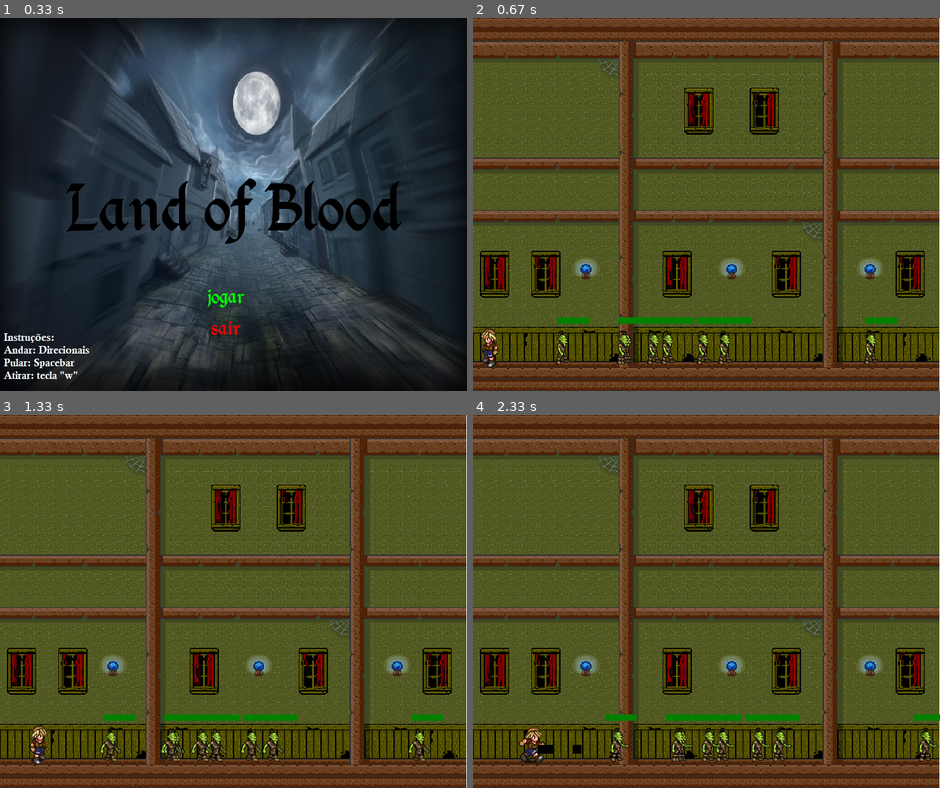
Above: before the commit, frames 1-4 (two rows, left to right).
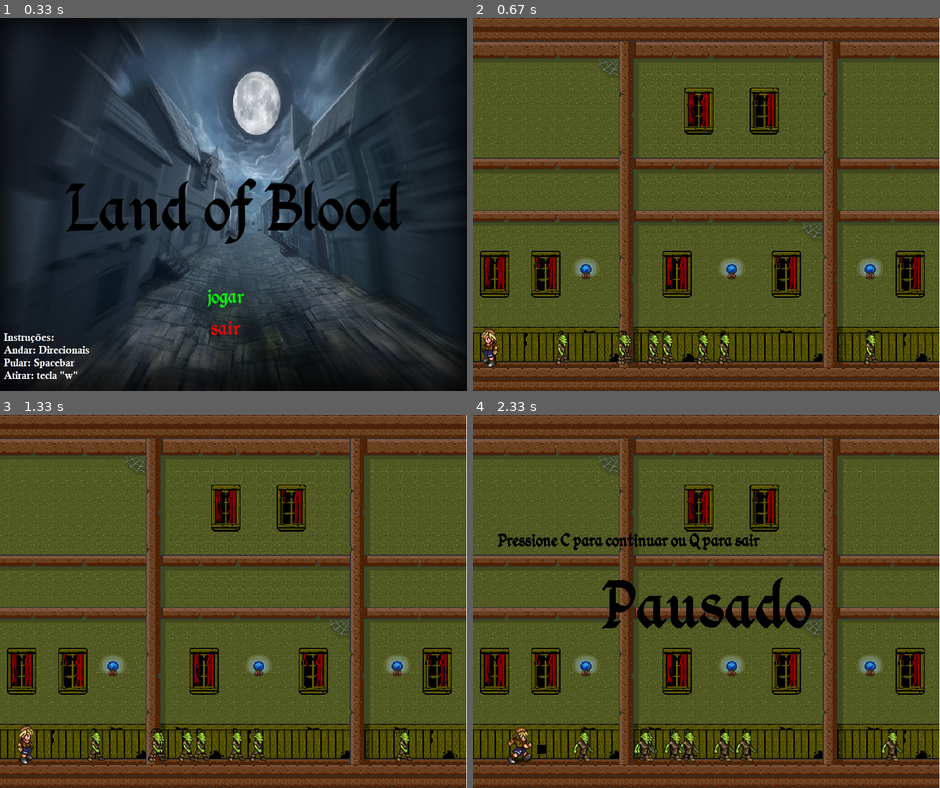
Above: after the commit, the same moments.

Repository: terhorstsouza/PYGAME---Gabriel---Thiago---Alexandre
Game: pygame game, started from jogo.py
Two runs of this game, one before a commit and one after it. Both use one fixed random seed, a clock stepped at 60 frames per second and the inputs below.
Inputs (mouse positions are in pixels of both pictures, inside the frame that each line leads up to):
- Up to frame 1 (0.33 s): no input
- Up to frame 2 (0.67 s): click "jogar" at 0.42 s
- Up to frame 3 (1.33 s): hold P 0.67-1.13 s; hold D 0.67-1.13 s; move the mouse to (214, 616) at 0.7 s; tap C at 1.17 s
- Up to frame 4 (2.33 s): tap Space at 1.5, 1.9, 2.2 s; hold P 1.83-2.3 s; hold D 1.83-2.3 s

Frame 1 is identical in both runs. In frame 2, 0.7% of the frame differs, in the area x 18-91%, y 80-82%; in frame 3, 3.3%; in frame 4, 6.4%, in the area x 5-100%, y 31-94%.

Commit message:
pause implementado

Diff:
--- a/jogo.py
+++ b/jogo.py
@@ -7,13 +7,13 @@
 
 comprimento_display = 736
 altura_display = 588
-VELOCIDADE = 8
+VELOCIDADE = 10
 music = pygame.mixer.music.load("13_Digital_Native.wav")
 
-pygame.mixer.music.play(-1)
+#pygame.mixer.music.play(-1)
 
 dano1 = 10
-vida1 = 30
+vida1 = 50
 
 texto_grande = pygame.font.Font('Kingthings_Calligraphica_2.ttf', 115)
 texto_pequeno = pygame.font.Font('Kingthings_Calligraphica_2.ttf', 30)
@@ -199,10 +199,6 @@
                 tela.blit(self.walkLeft[self.walkCount //3], (self.x, self.y))
                 self.walkCount += 1
 
-            pygame.draw.rect(tela, (0,128,0), (self.x + 17,\
-                                 self.y + 2 - 20, 50, 10))
-
-
         def move(self):
             if self.vel > 0:
                 if self.x + self.vel < self.path[1]:
@@ -223,8 +219,6 @@
             if self.health > 0:
                 self.health -= self.dano
                 for bala in acertos:
-                    pygame.draw.rect(tela, (255,0,0), (self.x + 17,\
-                                self.y + 2, 50 - (3 * (10 - len(acertos))), 10))
                     print('hello there')
             else:
                 pygame.sprite.spritecollide(bala, mobs, True)
@@ -255,18 +249,48 @@
     tela.blit(textSurf, textRect)
     return False
 
+def pause():
+
+    paused = True
+
+    while paused:
+        for event in pygame.event.get():
+            if event.type == pygame.QUIT:
+                pygame.quit()
+                quit()
+
+            if event.type == pygame.KEYDOWN:
+                if event.key == pygame.K_c:
+                    paused = False
+
+                elif event.key == pygame.K_q:
+                    pygame.quit()
+                    quit()
+
+        TextSurf, TextRect = texto('Pausado', texto_grande, preto)
+        TextRect.center = ((comprimento_display/2), (altura_display/2))
+        tela.blit(TextSurf, TextRect)
+
+        TextSurf, TextRect = texto('Pressione C para continuar ou Q para sair', texto_pequeno, preto)
+        TextRect.center = ((comprimento_display/3), (altura_display/3))
+        tela.blit(TextSurf, TextRect)
+
+        pygame.display.update()
+    relogio.tick(5)
+    pause = True
+
 def tela_morte():
     while True:
         for event in pygame.event.get():
             if event.type == pygame.QUIT:
                 return -1
             tela.fill(preto)
-            TextSurf, TextRect = texto('FALECEU BABACA', texto_grande, branco)
+            TextSurf, TextRect = texto('faleceu', texto_grande, branco)
             TextRect.center = ((comprimento_display/2), (altura_display/2))
             tela.blit(TextSurf, TextRect)
             if butao('jogar', 318,425,75,25,(0,255,0),(128,128,128)):
                 return 1
-            if butao('sair', 318,475,75,25,(255,0,0),(128,128,128)):\
+            if butao('sair', 318,475,75,25,(255,0,0),(128,128,128)):
                 return -1
             pygame.display.update()
 
@@ -307,6 +331,8 @@
             if evento.type == pygame.QUIT:
                 return -1
             if evento.type == pygame.KEYDOWN:
+                if evento.key == pygame.K_p:
+                    pause()
 
                 if evento.key == pygame.K_d:
                     direcao = 1
@@ -314,7 +340,7 @@
                     direcao = -1
                 if pygame.key.get_pressed()[pygame.K_SPACE]:
                     if len(group_tiros) <= 5:
-                        pygame.mixer.Sound.play(pygame.mixer.Sound("Gun+Silencer.wav"))
+                        #pygame.mixer.Sound.play(pygame.mixer.Sound("Gun+Silencer.wav"))
                         group_tiros.add(
                             Tiro((player.rect.x + (player.rect.width /2)),\
                                  (player.rect.y + 45), 7, VELOCIDADE, direcao))
@@ -323,7 +349,7 @@
 
         for mob in mobs:
             if mob.rect.x + 52 >= player.rect.x and mob.rect.x <= player.rect.x:
-                print('tu morreras')
+                print('faleceu')
                 return -2
             balas_atingidas = pygame.sprite.spritecollide(mob, group_tiros, True)
             for bala in balas_atingidas:
